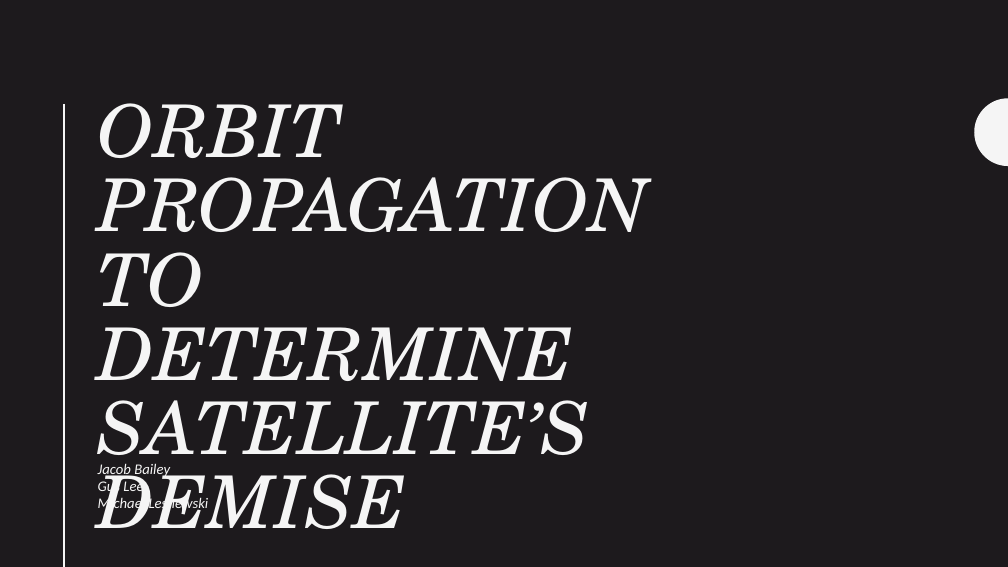
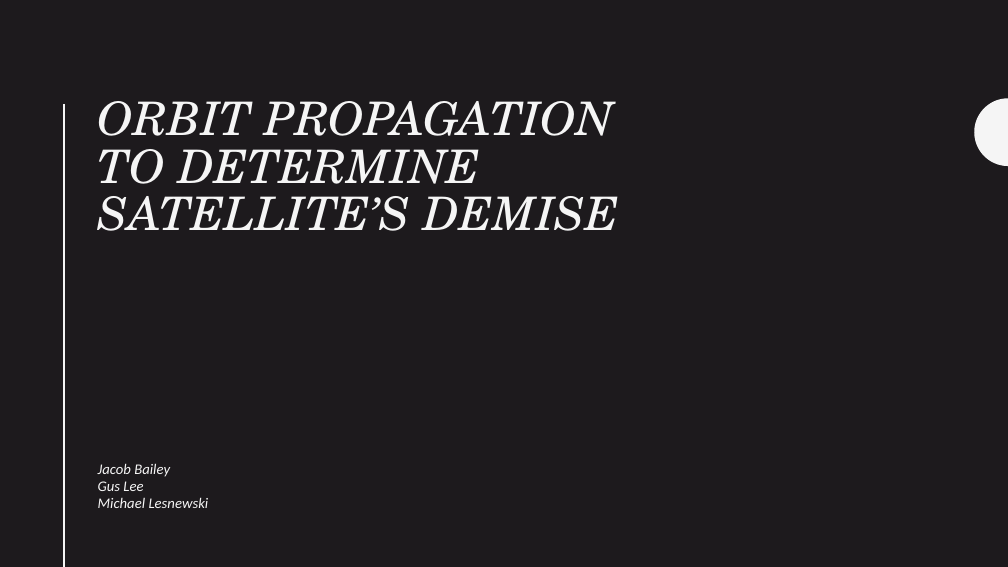
Before and after one commit to gankoji/ame557-proj2, a slide deck: slide 1 of Presentation_Slides/AME 557 Project 2 Outline.pptx. Drawn at 1008x567 pixels with LibreOffice and Linux fonts; fonts in the diff are those of the drawing. Boxes give left, top, right and bottom in pixels: in the first picture for what was removed or moved away, otherwise in the second. Text is boxed around its words. In the diff, an @@ line names an element or a change of style, - is before the commit and + after.

```diff
--- a/Presentation_Slides/AME 557 Project 2 Outline.pptx
+++ b/Presentation_Slides/AME 557 Project 2 Outline.pptx
@@ title "ORBIT PROPAGATION TO DETERMINE SATELLITE’S ..." at box(98, 101, 619, 231): size 69.3 to 44 pt @@
```
Also in this commit, not shown: 4 other slides changed, 1 slide added, 2 slides removed, 1 other file.
